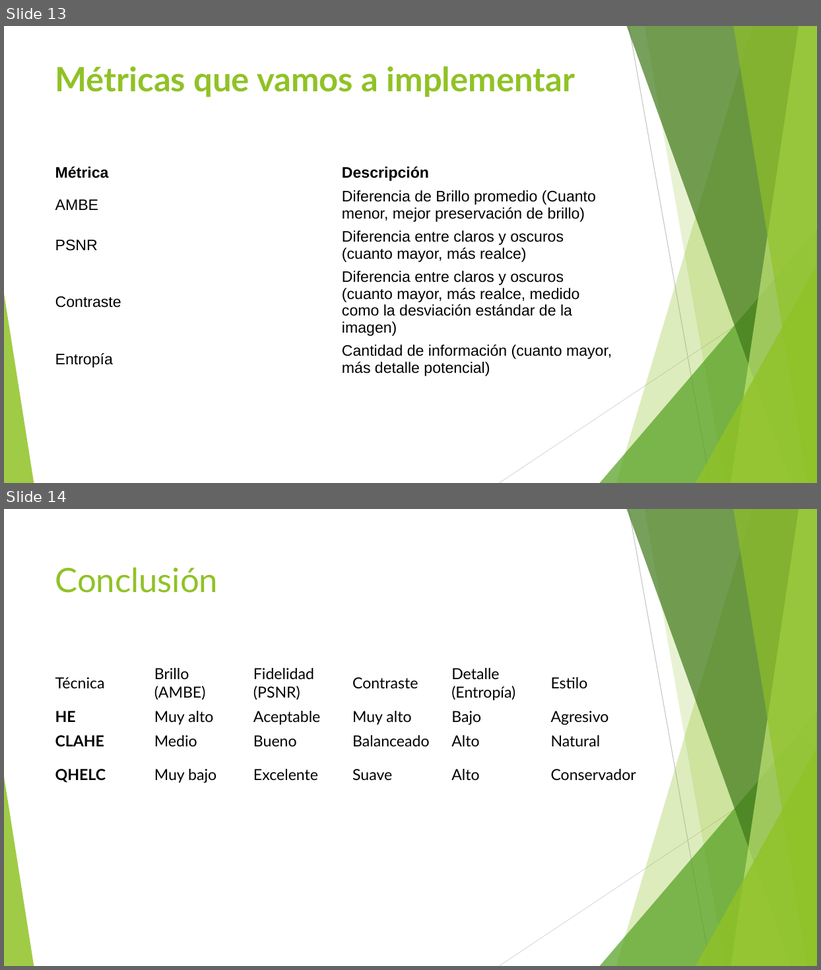
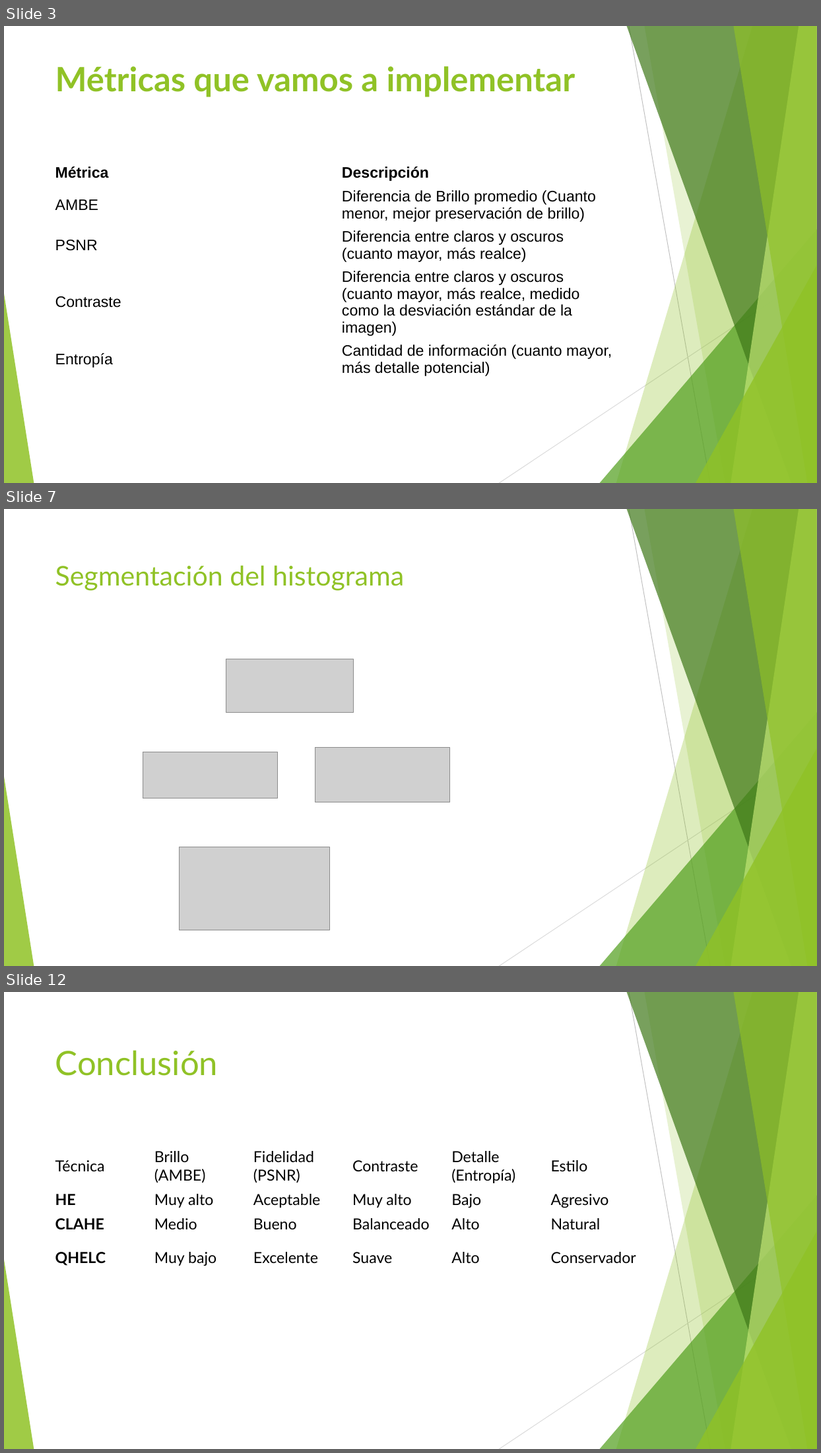
Before and after one commit to Gaussdrigo/pdi2025, a slide deck: Presentacion.pptx. Shown one above the other, each under a label of ours: slides 13 and 14 before the commit, slides 3, 7 and 12 after it; the slides between them are not shown. The pictures are 821x970 and 821x1453 pixels, drawn with LibreOffice and Linux fonts; fonts in the diff are those of the drawing; grey boxes stand for pictures. Boxes give left, top, right and bottom in pixels: in the first picture for what was removed or moved away, otherwise in the second. Text is boxed around its words. In the diff, an @@ line names an element or a change of style, - is before the commit and + after.

```diff
--- a/Presentacion.pptx
+++ b/Presentacion.pptx
@@ slide 7 added at box(4, 509, 817, 966), background #FFFFFF; not listed: 10 template elements that a slide beside it also shows @@
@@ title added at box(55, 565, 404, 591), 32 pt, text #90C226 @@
+Segmentación del histograma
@@ picture added at box(226, 659, 354, 713) @@
@@ picture added at box(143, 753, 279, 799) @@
@@ picture added at box(315, 748, 451, 803) @@
@@ picture added at box(180, 847, 330, 931) @@
@@ what was slide 13 is now slide 3 @@
@@ what was slide 14 is now slide 12 @@
```
Also in this commit, not shown: 3 slides changed, 5 other slides added, 8 slides removed.
